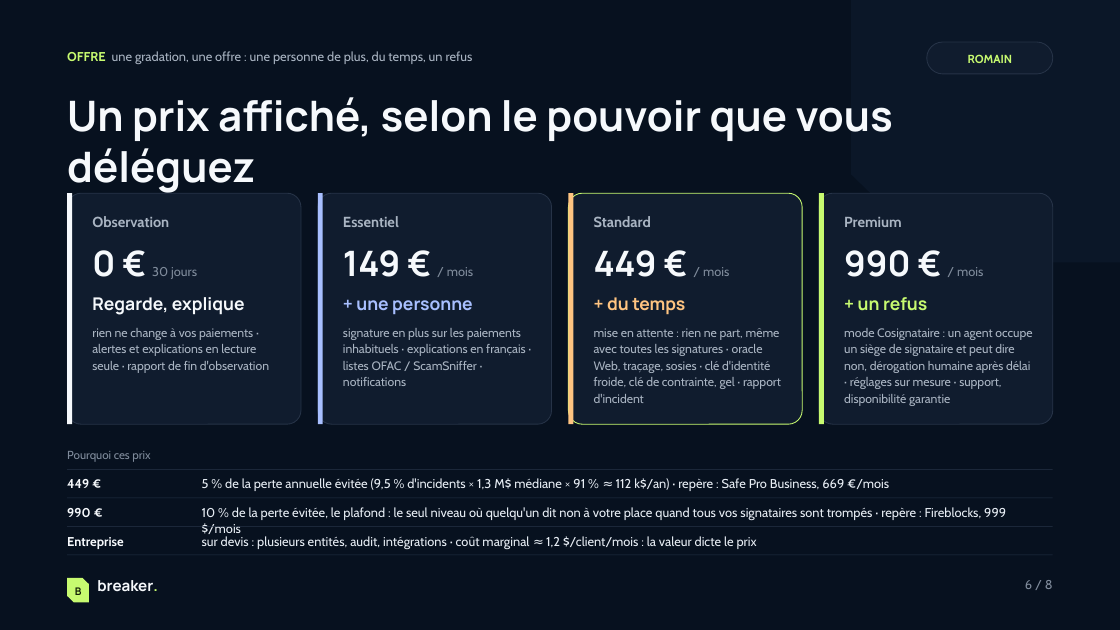
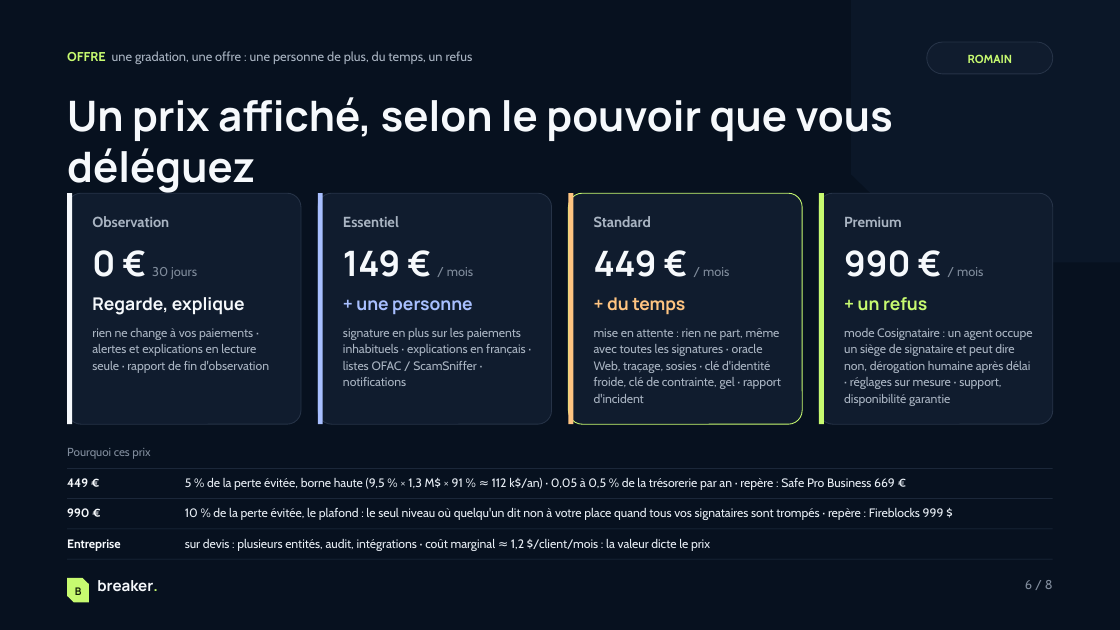
Before and after one commit to veryromain/hackathon-ia-cyber-romain-timeo, a slide deck: slide 6 of shared/pitch/Breaker-pitch.pptx. Drawn at 1120x630 pixels with LibreOffice and Linux fonts; fonts in the diff are those of the drawing. Boxes give left, top, right and bottom in pixels: in the first picture for what was removed or moved away, otherwise in the second. Text is boxed around its words. In the diff, an @@ line names an element or a change of style, - is before the commit and + after.

```diff
--- a/shared/pitch/Breaker-pitch.pptx
+++ b/shared/pitch/Breaker-pitch.pptx
@@ text at (x1=185, y1=478, x2=895, y2=490): text changed; size 11 to 10.5 pt @@
-5 % de la perte annuelle évitée (9,5 % d'incidents × 1,3 M$ médiane × 91 % ≈ 112 k$/an) · repère : Safe Pro Business, 669 €/mois
+5 % de la perte évitée, borne haute (9,5 % × 1,3 M$ × 91 % ≈ 112 k$/an) · 0,05 à 0,5 % de la trésorerie par an · repère : Safe Pro Business 669 €
@@ text at (x1=185, y1=508, x2=944, y2=520): text changed; size 11 to 10.5 pt @@
-10 % de la perte évitée, le plafond : le seul niveau où quelqu'un dit non à votre place quand tous vos signataires sont trompés · repère : Fireblocks, 999 $/mois
+10 % de la perte évitée, le plafond : le seul niveau où quelqu'un dit non à votre place quand tous vos signataires sont trompés · repère : Fireblocks 999 $
@@ size 11 to 10.5 pt in 4 elements at (x1=185, y1=539, x2=710, y2=551), (x1=67, y1=478, x2=88, y2=487), (x1=67, y1=508, x2=89, y2=517), (x1=67, y1=539, x2=120, y2=551) @@
@@ text "sur devis : plusieurs entités, ..." moved from (x1=202, y1=536, x2=757, y2=549) to (x1=185, y1=539, x2=710, y2=551) @@
```
Also in this commit, not shown: 8 other files.
